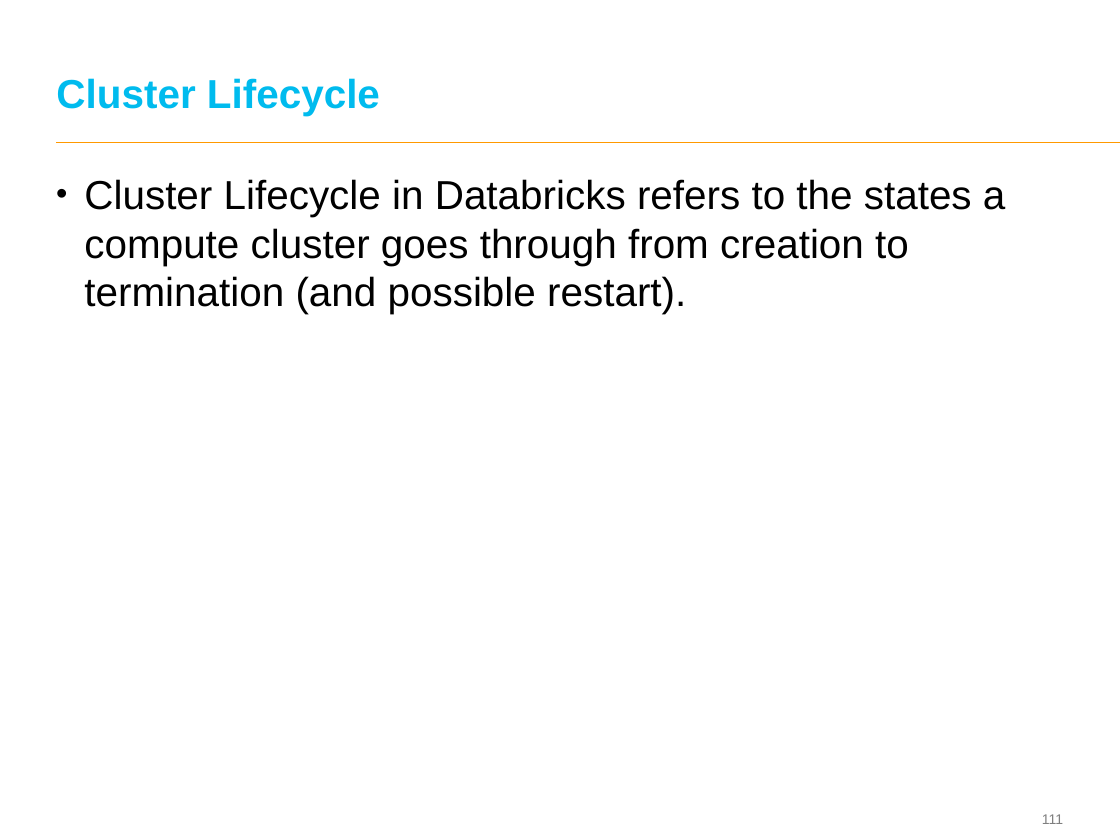
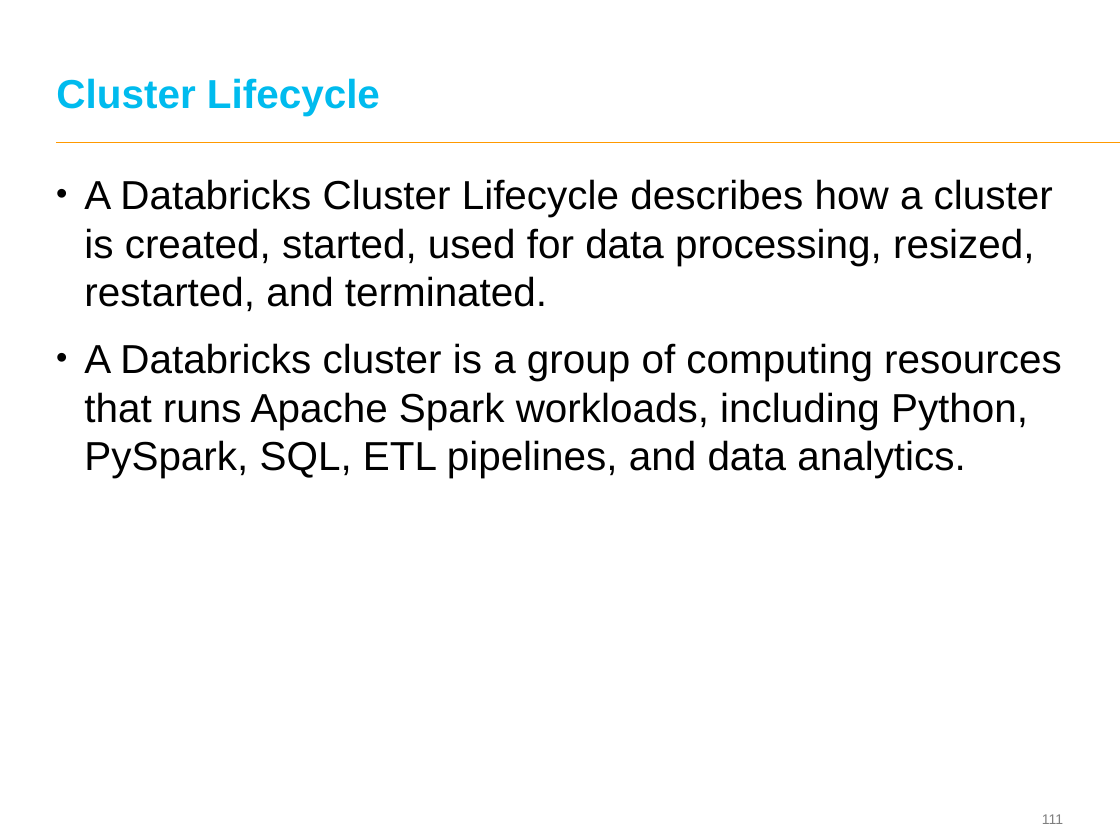
Before and after one commit to eswaribala/ltidatanov2026, a slide deck: slide 111 of DataAnalyticsandPlatform.pptx. Drawn at 1120x840 pixels with LibreOffice and Linux fonts; fonts in the diff are those of the drawing; background and template pictures are left out. Boxes give left, top, right and bottom in pixels: in the first picture for what was removed or moved away, otherwise in the second. Text is boxed around its words. In the diff, an @@ line names an element or a change of style, - is before the commit and + after.

```diff
--- a/DataAnalyticsandPlatform.pptx
+++ b/DataAnalyticsandPlatform.pptx
@@ text at [84,179,1062,478]: text changed @@
-• Cluster Lifecycle in Databricks refers to the states a compute cluster goes through from creation to termination (and possible restart).
+• A Databricks Cluster Lifecycle describes how a cluster is created, started, used for data processing, resized, restarted, and terminated.
+• A Databricks cluster is a group of computing resources that runs Apache Spark workloads, including Python, PySpark, SQL, ETL pipelines, and data analytics.
```
Also in this commit, not shown: 1 other slide changed, 20 slides added, 1 other file.
